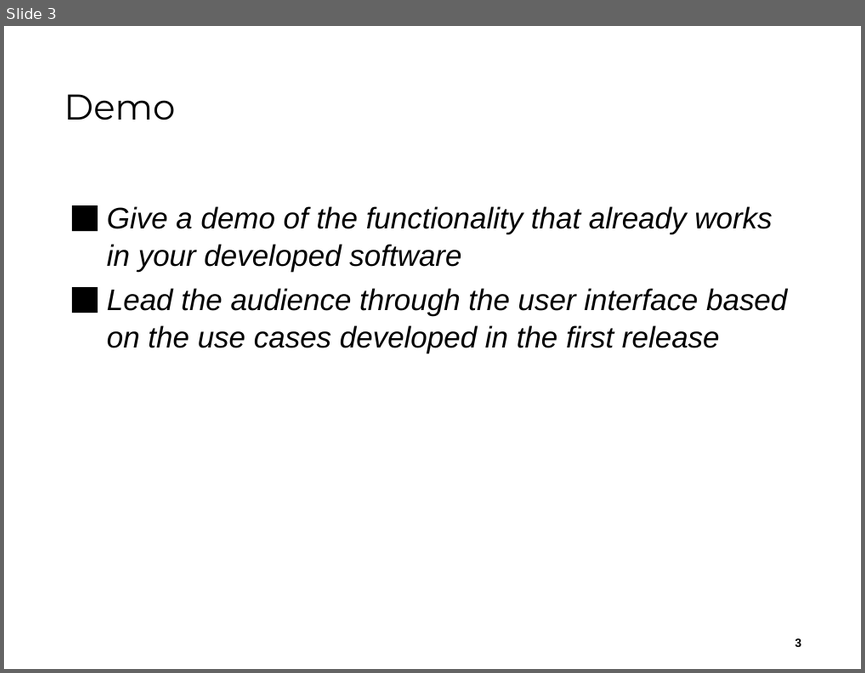
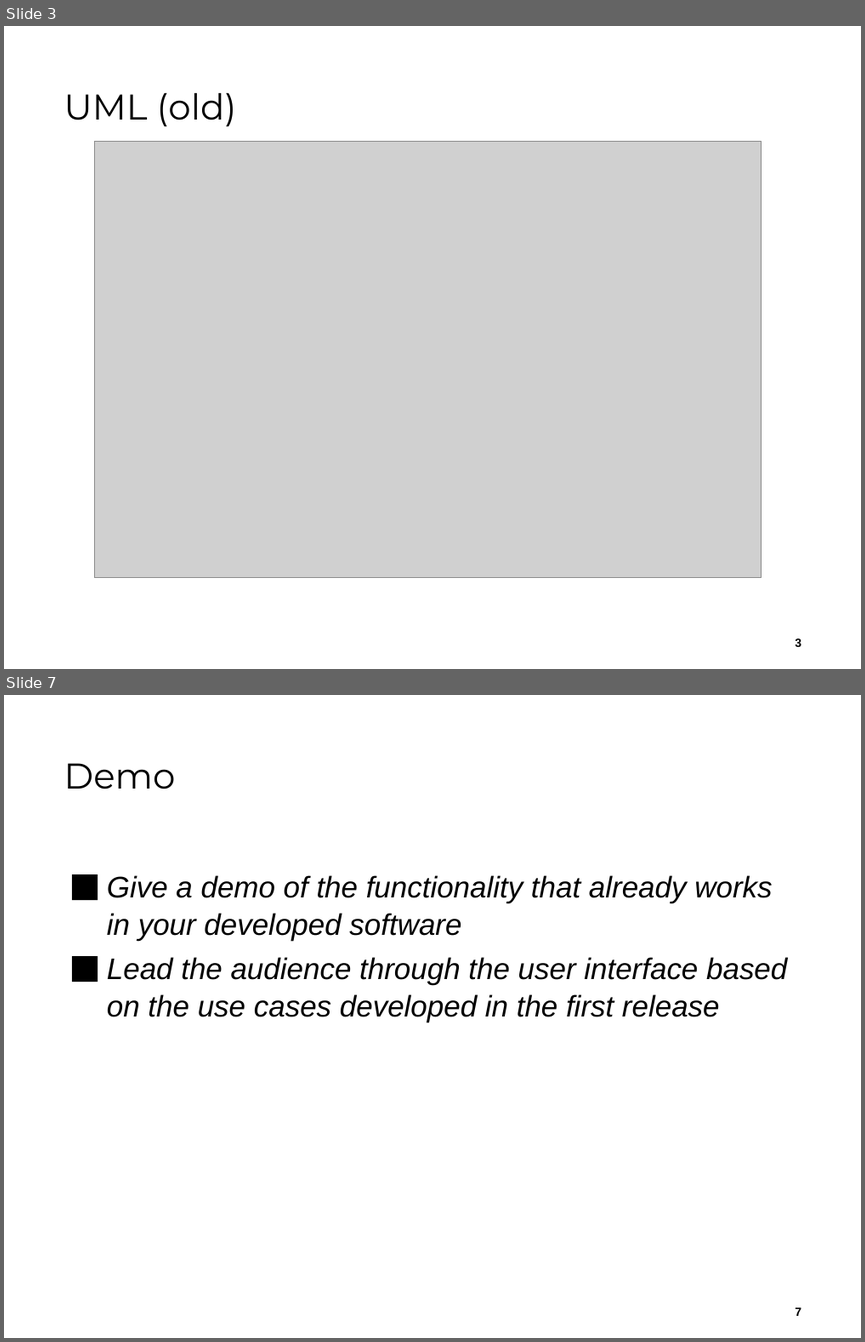
Before and after one commit to jku-win-se/teaching.ws22.prse.smartroom.Team2, a slide deck: documentation/presentations/PRSE_SS22-Team2_Sprint_2_Presentation.pptx. Shown one above the other, each under a label of ours: slide 3 before the commit, slides 3 and 7 after it; the slides between them are not shown. The pictures are 865x673 and 865x1342 pixels, drawn with LibreOffice and Linux fonts; fonts in the diff are those of the drawing; grey boxes stand for pictures; background and template pictures are left out. Boxes give left, top, right and bottom in pixels: in the first picture for what was removed or moved away, otherwise in the second. Text is boxed around its words. In the diff, an @@ line names an element or a change of style, - is before the commit and + after.

```diff
--- a/documentation/presentations/PRSE_SS22-Team2_Sprint_2_Presentation.pptx
+++ b/documentation/presentations/PRSE_SS22-Team2_Sprint_2_Presentation.pptx
@@ slide 3 added at <box>4,26,861,669</box>, background #FFFFFF @@
@@ title added at <box>64,93,237,126</box>, 30 pt, text #000000 @@
+UML (old)
@@ picture added at <box>94,141,760,577</box> @@
@@ page number added at <box>794,638,801,646</box>, 10 pt, text #000000, bold @@
+3
@@ what was slide 3 is now slide 7 @@
@@ page number at <box>794,1307,801,1315</box>: text changed @@
-3
+7
```
Also in this commit, not shown: 1 slide changed, 4 other slides added, 1 slide removed.
